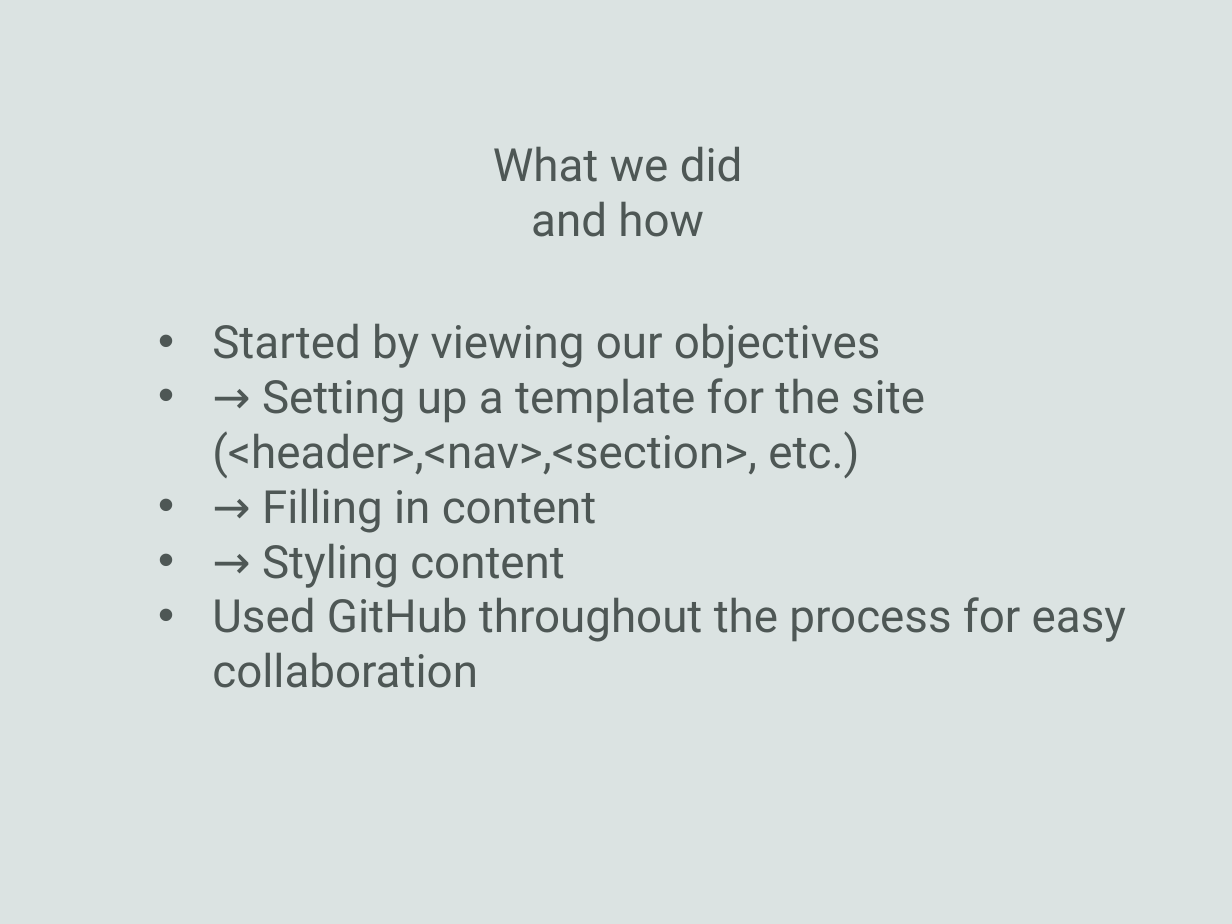
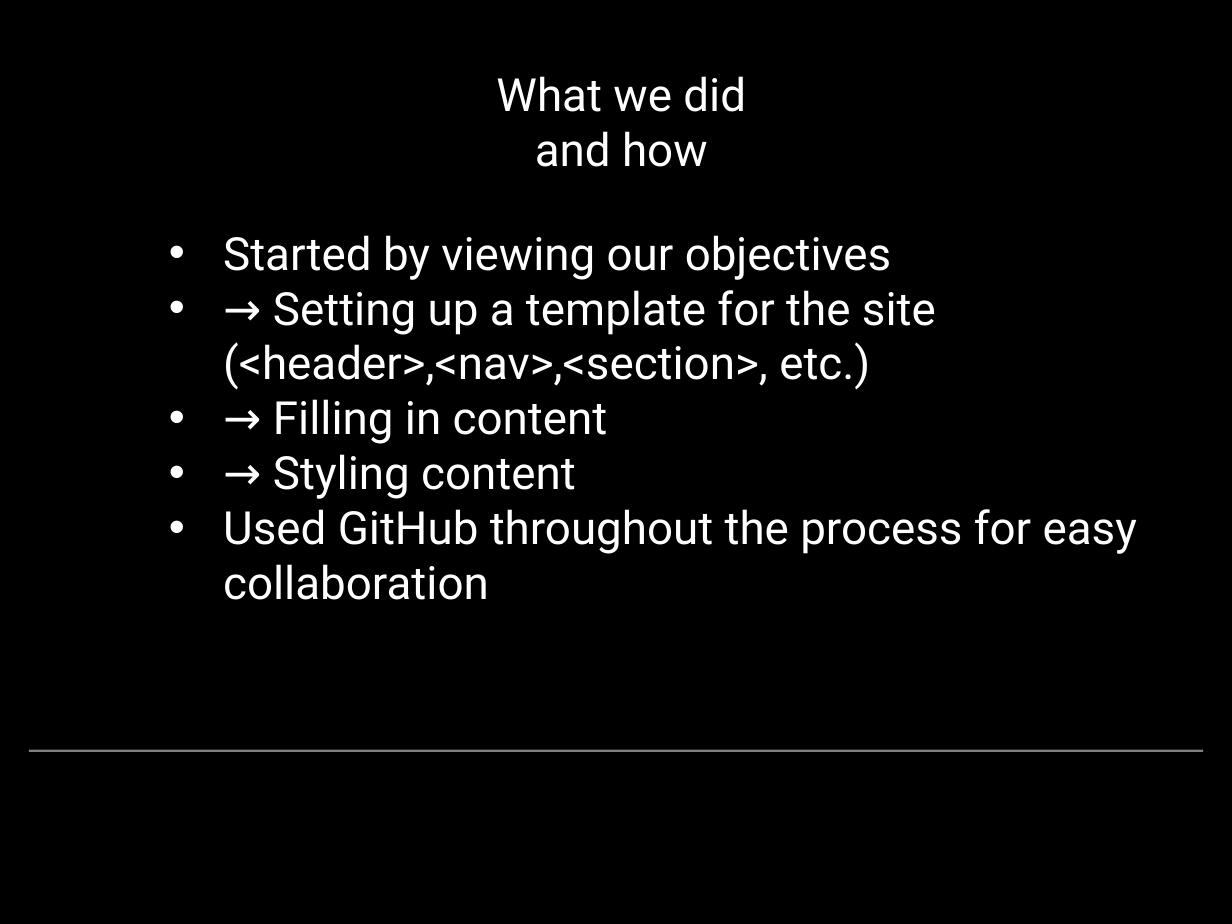
Before and after one commit to Pederytter/uglytub, a slide deck: slide 3 of præsentation/presentation_template.pptx. Drawn at 1232x924 pixels with LibreOffice and Linux fonts; fonts in the diff are those of the drawing; background and template pictures are left out. Boxes give left, top, right and bottom in pixels: in the first picture for what was removed or moved away, otherwise in the second. Text is boxed around its words. In the diff, an @@ line names an element or a change of style, - is before the commit and + after.

```diff
--- a/præsentation/presentation_template.pptx
+++ b/præsentation/presentation_template.pptx
@@ background #DBE3E2 to picture (left out) @@
@@ text "What we did" at (496, 76, 746, 167): text colour #4E5755 to #FFFFFF @@
@@ text "What we did": place and size @@
-text "What we did" at (493, 146, 743, 237)
+text "What we did" at (496, 76, 746, 167)
@@ text "Started by viewing our objectives": place and size @@
-text "Started by viewing our objectives" at (212, 323, 1126, 688)
+text "Started by viewing our objectives" at (223, 235, 1137, 600)
@@ text "Started by viewing our objectives" at (223, 235, 1137, 600): text colour #4E5755 to #FFFFFF @@
@@ line added from (29, 751) to (1203, 751), #7D807E 2 pt @@
```
Also in this commit, not shown: 3 other slides changed, 3 other files.
